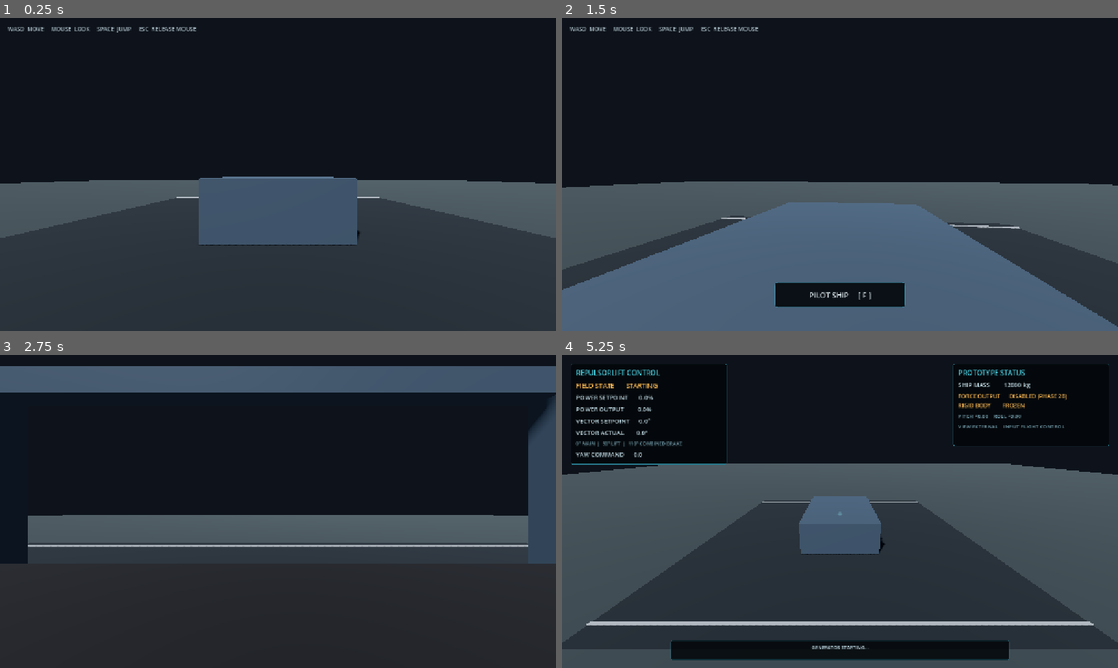
Above: before the commit, frames 1-4 (two rows, left to right).
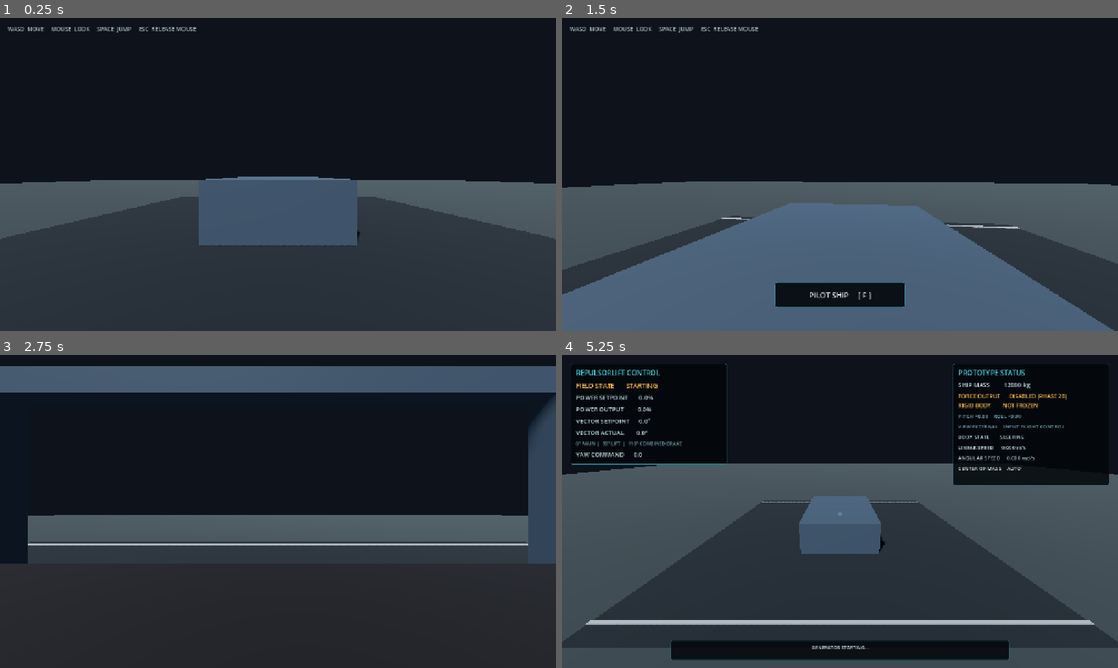
Above: after the commit, the same moments.

Repository: OvalDreamX/Gd-Proyect
Game: Godot game, scene res://scenes/test_range.tscn
Same seed, same stepped clock (60 frames per second), same inputs: the game is played once before the commit and once after it.
Inputs (mouse positions are in pixels of both pictures, inside the frame that each line leads up to):
- Up to frame 1 (0.25 s): no input
- Up to frame 2 (1.5 s): tap Enter at 0.5 s; move the mouse to (867, 174) at 0.52 s; hold F (interact) 0.53-1.28 s; hold W (move_forward) from 0.53 s (still down); tap Space (jump) at 0.77 s; tap C (ship_camera_toggle) at 0.8, 1.35 s; move the mouse to (812, 174) at 1.27 s
- Up to frame 3 (2.75 s): keep holding W (move_forward); tap Space (jump) at 1.52 s; tap F (interact) at 1.55 s; move the mouse to (289, 505) at 2.02 s; hold F (interact) from 2.03 s (still down); tap C (ship_camera_toggle) at 2.3 s
- Up to frame 4 (5.25 s): keep holding W (move_forward); move the mouse to (834, 517) at 2.77 s; release F (interact) at 2.78 s; tap C (ship_camera_toggle) at 2.85 s; tap Space (jump) at 3.02, 3.77, 4.25, 4.52 s; tap F (interact) at 3.05, 4.55, 5 s; tap Enter at 3.5 s; move the mouse to (878, 514) at 3.52 s; hold C (ship_camera_toggle) 3.53-4.28 s; tap Q (ship_vector_decrease) at 3.6 s; move the mouse to (795, 508) at 4.27 s; tap E (ship_vector_increase) at 4.35 s; move the mouse to (845, 511) at 5.02 s; hold C (ship_camera_toggle) from 5.03 s (still down); tap Shift at 5.1 s

The runs differ from the first frame. In frame 1, 0.3% of the frame differs, in the area x 0-100%, y 50-73%; in frame 2, 1.0%; in frame 3, 1.3%; in frame 4, 3.1%, in the area x 0-100%, y 15-94%.

Commit message:
2C

Diff:
--- a/scenes/ship.tscn
+++ b/scenes/ship.tscn
@@ -44,6 +44,7 @@
 script = ExtResource("1_ship")
 freeze = true
 mass = 12000.0
+can_sleep = true
 
 [node name="CollisionShape3D" type="CollisionShape3D" parent="."]
 shape = SubResource("BoxShape_hull")
--- a/scenes/test_range.tscn
+++ b/scenes/test_range.tscn
@@ -13,8 +13,11 @@
 [sub_resource type="PlaneMesh" id="PlaneMesh_ground"]
 size = Vector2(100, 100)
 
-[sub_resource type="BoxShape3D" id="BoxShape_ground"]
-size = Vector3(100, 1, 100)
+[sub_resource type="BoxShape3D" id="BoxShape_ground_horizontal"]
+size = Vector3(43.0, 1.0, 100.0)
+
+[sub_resource type="BoxShape3D" id="BoxShape_ground_vertical"]
+size = Vector3(14.0, 1.0, 43.0)
 
 [sub_resource type="StandardMaterial3D" id="Material_ground"]
 albedo_color = Color(0.19, 0.22, 0.23, 1)
@@ -22,6 +25,9 @@
 
 [sub_resource type="PlaneMesh" id="PlaneMesh_pad"]
 size = Vector2(14, 14)
+
+[sub_resource type="BoxShape3D" id="BoxShape_landing_pad"]
+size = Vector3(14.0, 0.016, 14.0)
 
 [sub_resource type="StandardMaterial3D" id="Material_pad"]
 albedo_color = Color(0.105, 0.13, 0.15, 1)
@@ -48,12 +54,32 @@
 mesh = SubResource("PlaneMesh_ground")
 material_override = SubResource("Material_ground")
 
-[node name="GroundCollision" type="CollisionShape3D" parent="Ground"]
-position = Vector3(0, -0.5, 0)
-shape = SubResource("BoxShape_ground")
+[node name="GroundCollisionWest" type="CollisionShape3D" parent="Ground"]
+position = Vector3(-28.5, -0.5, 0)
+shape = SubResource("BoxShape_ground_horizontal")
 
-[node name="LandingPad" type="MeshInstance3D" parent="."]
+[node name="GroundCollisionEast" type="CollisionShape3D" parent="Ground"]
+position = Vector3(28.5, -0.5, 0)
+shape = SubResource("BoxShape_ground_horizontal")
+
+[node name="GroundCollisionNorth" type="CollisionShape3D" parent="Ground"]
+position = Vector3(0, -0.5, -28.5)
+shape = SubResource("BoxShape_ground_vertical")
+
+[node name="GroundCollisionSouth" type="CollisionShape3D" parent="Ground"]
+position = Vector3(0, -0.5, 28.5)
+shape = SubResource("BoxShape_ground_vertical")
+
+[node name="LandingPad" type="StaticBody3D" parent="."]
 position = Vector3(0, 0.008, 0)
+collision_layer = 1
+collision_mask = 1
+
+[node name="PadCollision" type="CollisionShape3D" parent="LandingPad"]
+position = Vector3(0, -0.008, 0)
+shape = SubResource("BoxShape_landing_pad")
+
+[node name="PadMesh" type="MeshInstance3D" parent="LandingPad"]
 mesh = SubResource("PlaneMesh_pad")
 material_override = SubResource("Material_pad")
 
--- a/scripts/flight_hud.gd
+++ b/scripts/flight_hud.gd
@@ -20,6 +20,10 @@
 var _physics_label: Label
 var _pitch_roll_label: Label
 var _camera_mode_label: Label
+var _body_state_label: Label
+var _linear_velocity_label: Label
+var _angular_velocity_label: Label
+var _com_mode_label: Label
 var _instruction_label: Label
 var _debug_overview_panel: PanelContainer
 var _debug_overview_label: Label
@@ -53,6 +57,11 @@
 	var camera_pitch: float = float(telemetry.get("camera_pitch_degrees", 0.0))
 	var debug_enabled: bool = bool(telemetry.get("debug_overview_enabled", false))
 	var debug_interaction: bool = bool(telemetry.get("debug_interaction_mode", false))
+	var ship_position: Vector3 = telemetry.get("ship_position", Vector3.ZERO)
+	var linear_velocity: Vector3 = telemetry.get("ship_linear_velocity", Vector3.ZERO)
+	var angular_velocity: Vector3 = telemetry.get("ship_angular_velocity", Vector3.ZERO)
+	var is_sleeping: bool = bool(telemetry.get("ship_is_sleeping", false))
+	var com_mode: String = str(telemetry.get("center_of_mass_mode", "AUTO"))
 
 	_field_state_label.text = "FIELD STATE       %s" % field_state
 	match field_state:
@@ -80,6 +89,10 @@
 	_mass_label.text = "SHIP MASS         %s kg" % String.num(mass_kg, 0)
 	_pitch_roll_label.text = "PITCH %+.2f    ROLL %+.2f" % [pitch, roll]
 	_camera_mode_label.text = "VIEW %s    INPUT %s" % [camera_view, input_mode]
+	_body_state_label.text = "BODY STATE        %s" % ("SLEEPING" if is_sleeping else "ACTIVE")
+	_linear_velocity_label.text = "LINEAR SPEED      %.3f m/s" % linear_velocity.length()
+	_angular_velocity_label.text = "ANGULAR SPEED     %.3f rad/s" % angular_velocity.length()
+	_com_mode_label.text = "CENTER OF MASS    %s" % com_mode
 
 	if physics_connected:
 		_physics_label.text = "FORCE OUTPUT      CONNECTED"
@@ -96,6 +109,10 @@
 			+ "VIRTUAL PITCH: %+.3f     ROLL: %+.3f\n" % [pitch, roll]
 			+ "CAMERA YAW: %+.1f°     PITCH: %+.1f°\n" % [camera_yaw, camera_pitch]
 			+ "DEBUG UI INTERACTION: %s" % ("ACTIVE" if debug_interaction else "INACTIVE")
+			+ "\nWORLD POS: (%.3f, %.3f, %.3f) m\n" % [ship_position.x, ship_position.y, ship_position.z]
+			+ "LINEAR VEL: (%.3f, %.3f, %.3f) m/s\n" % [linear_velocity.x, linear_velocity.y, linear_velocity.z]
+			+ "ANGULAR VEL: (%.3f, %.3f, %.3f) rad/s\n" % [angular_velocity.x, angular_velocity.y, angular_velocity.z]
+			+ "BODY: %s    COM MODE: %s" % ["SLEEPING" if is_sleeping else "ACTIVE", com_mode]
 		)
 
 
@@ -121,9 +138,13 @@
 	var status_content := _create_panel_content(status_panel)
 	_add_label(status_content, "PROTOTYPE STATUS", 16, COLOR_ACCENT)
 	_mass_label = _add_label(status_content, "SHIP MASS         -- kg", 14, COLOR_TEXT)
-	_physics_label = _add_label(status_content, "FORCE OUTPUT      DISABLED (PHASE 2B)", 13, COLOR_WARNING)
+	_physics_label = _add_label(status_content, "FORCE OUTPUT      DISABLED (BASELINE)", 13, COLOR_WARNING)
 	_pitch_roll_label = _add_label(status_content, "PITCH +0.00    ROLL +0.00", 12, COLOR_MUTED)
 	_camera_mode_label = _add_label(status_content, "VIEW COCKPIT    INPUT FLIGHT CONTROL", 12, COLOR_MUTED)
+	_body_state_label = _add_label(status_content, "BODY STATE        ACTIVE", 12, COLOR_TEXT)
+	_linear_velocity_label = _add_label(status_content, "LINEAR SPEED      0.000 m/s", 12, COLOR_TEXT)
+	_angular_velocity_label = _add_label(status_content, "ANGULAR SPEED     0.000 rad/s", 12, COLOR_TEXT)
+	_com_mode_label = _add_label(status_content, "CENTER OF MASS    AUTO", 12, COLOR_TEXT)
 
 	var reticle := Label.new()
 	reticle.name = "AttitudeReferencePlaceholder"
@@ -139,7 +160,7 @@
 	reticle.offset_bottom = 12.0
 	root.add_child(reticle)
 
-	_debug_overview_panel = _create_panel(root, Vector2(20.0, 270.0), Vector2(360.0, 122.0))
+	_debug_overview_panel = _create_panel(root, Vector2(20.0, 270.0), Vector2(420.0, 218.0))
 	_debug_overview_panel.name = "DebugOverviewPanel"
 	_debug_overview_panel.visible = false
 	var debug_content := _create_panel_content(_debug_overview_panel)
@@ -188,7 +209,7 @@
 	panel.offset_left = -380.0
 	panel.offset_right = -20.0
 	panel.offset_top = 20.0
-	panel.offset_bottom = 210.0
+	panel.offset_bottom = 300.0
 	panel.mouse_filter = Control.MOUSE_FILTER_IGNORE
 	panel.add_theme_stylebox_override("panel", _make_panel_style())
 	parent.add_child(panel)
--- a/scripts/ship_camera_controller.gd
+++ b/scripts/ship_camera_controller.gd
@@ -8,6 +8,11 @@
 @export_category("External camera")
 @export_range(3.0, 30.0, 0.5) var external_camera_distance: float = 11.0
 @export var camera_focus_offset: Vector3 = Vector3(0.0, 0.45, 0.0)
+
+@export_category("External camera zoom")
+@export_range(2.0, 10.0, 0.5) var external_camera_min_distance: float = 4.0
+@export_range(10.0, 40.0, 0.5) var external_camera_max_distance: float = 24.0
+@export_range(0.25, 4.0, 0.25) var external_camera_zoom_step: float = 1.5
 
 @export_category("Camera look")
 @export_range(0.0005, 0.01, 0.0001) var mouse_sensitivity: float = 0.0025
@@ -48,7 +53,11 @@
 		_external_yaw_radians,
 		0.0
 	)
-	_spring_arm.spring_length = external_camera_distance
+	_spring_arm.spring_length = clampf(
+		external_camera_distance,
+		minf(external_camera_min_distance, external_camera_max_distance),
+		maxf(external_camera_min_distance, external_camera_max_distance)
+	)
 	_spring_arm.add_excluded_object(_ship.get_rid())
 	_external_camera.current = false
 	_cockpit_base_rotation = _cockpit_camera.rotation
@@ -76,6 +85,23 @@
 		_external_camera.make_current()
 	else:
 		_cockpit_camera.make_current()
+
+
+## Wheel-up zooms in; wheel-down zooms out. Called by the ship input router so
+## the camera does not own or intercept unrelated player/flight input.
+func zoom_external(direction: float, event_factor: float = 1.0) -> void:
+	if not _using_external_view or is_zero_approx(direction):
+		return
+
+	var min_distance: float = minf(external_camera_min_distance, external_camera_max_distance)
+	var max_distance: float = maxf(external_camera_min_distance, external_camera_max_distance)
+	var scroll_factor: float = event_factor if event_factor > 0.0 else 1.0
+	var zoom_delta: float = signf(direction) * external_camera_zoom_step * scroll_factor
+	_spring_arm.spring_length = clampf(
+		_spring_arm.spring_length - zoom_delta,
+		min_distance,
+		max_distance
+	)
 
 
 ## Routes captured mouse motion to the currently selected camera only.
--- a/scripts/ship_flight_controller.gd
+++ b/scripts/ship_flight_controller.gd
@@ -55,6 +55,8 @@
 var _debug_interaction_mode: bool = false
 var _debug_overview_enabled: bool = false
 var _pilot_was_ready: bool = false
+const TELEMETRY_UPDATE_INTERVAL_SECONDS: float = 0.1
+var _telemetry_time_remaining: float = 0.0
 
 
 func _ready() -> void:
@@ -96,6 +98,17 @@
 			_publish_telemetry()
 			get_viewport().set_input_as_handled()
 			return
+
+	if event is InputEventMouseButton and event.pressed:
+		if event.button_index == MOUSE_BUTTON_WHEEL_UP or event.button_index == MOUSE_BUTTON_WHEEL_DOWN:
+			if _debug_interaction_mode:
+				get_viewport().set_input_as_handled()
+				return
+			if _camera_controller.is_external_view():
+				var zoom_direction: float = 1.0 if event.button_index == MOUSE_BUTTON_WHEEL_UP else -1.0
+				_camera_controller.zoom_external(zoom_direction, event.factor)
+				get_viewport().set_input_as_handled()
+				return
 
 	if event is InputEventKey:
 		if _is_shift_key(event) and _camera_look_mode:
@@ -196,6 +209,13 @@
 	if telemetry_changed:
 		_publish_telemetry()
 
+	# Physics telemetry is refreshed at 10 Hz: responsive enough for diagnosis
+	# without forcing HUD layout updates on every physics tick.
+	_telemetry_time_remaining -= delta
+	if _telemetry_time_remaining <= 0.0:
+		_telemetry_time_remaining = TELEMETRY_UPDATE_INTERVAL_SECONDS
+		_publish_telemetry()
+
 
 func _toggle_field_state() -> void:
 	match _field_state:
@@ -325,6 +345,11 @@
 		"debug_overview_enabled": _debug_overview_enabled,
 		"debug_interaction_mode": _debug_interaction_mode,
 		"ship_mass_kg": _ship.mass,
+		"ship_position": _ship.global_position,
+		"ship_linear_velocity": _ship.linear_velocity,
+		"ship_angular_velocity": _ship.angular_velocity,
+		"ship_is_sleeping": _ship.sleeping,
+		"center_of_mass_mode": "AUTO" if _ship.center_of_mass_mode == RigidBody3D.CENTER_OF_MASS_MODE_AUTO else "CUSTOM",
 		"rigid_body_frozen": _ship.freeze,
 		"physics_output_connected": false,
 		"controls_armed": not _require_neutral_controls,
--- a/scripts/ship_interactable.gd
+++ b/scripts/ship_interactable.gd
@@ -1,7 +1,7 @@
 extends RigidBody3D
 class_name ShipInteractable
-## Stationary placeholder freighter. The rigid-body root is retained so the scene
-## can evolve into the later force-based ship without replacing its root.
+## Physics-enabled placeholder freighter. The single rigid-body root is retained
+## for all future force-based flight simulation.
 
 @onready var pilot_zone: Area3D = $PilotZone
 @onready var seat_anchor: Marker3D = $CockpitSeat
@@ -14,11 +14,11 @@
 
 
 func _ready() -> void:
-	# Phase 2A deliberately retains the stationary test fixture. A later
-	# rigid-body milestone will explicitly remove this freeze after validating
-	# gravity, collision response, and resting stability.
-	freeze = true
-	can_sleep = false
+	# GDD Prototype Step 1: use Godot's normal rigid-body integration. Allow the
+	# body to settle and sleep naturally when no forces or collisions disturb it.
+	freeze = false
+	can_sleep = true
+	sleeping = false
 	pilot_zone.body_entered.connect(_on_pilot_zone_body_entered)
 	pilot_zone.body_exited.connect(_on_pilot_zone_body_exited)
 
Not shown: 1 places in scenes/test_range.tscn that only renumber resources
Not shown, added: INSTALL_PHASE_2C.md
